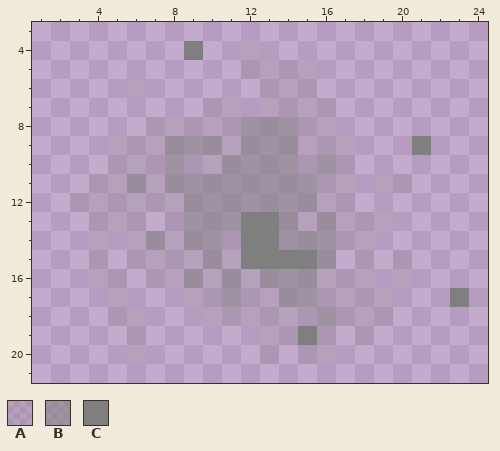
One commit to this pixel-art sprite: Assets/Art/Tinker/Tinker_Sparks/Tinker_Sparks_06.png. Above, as it was before the edit.
The file is 27x28 pixels. Shown: x 1..24, y 3..21.
Palette (. is transparent): A #7f7f7f33  B #7f7f7f89  C #7f7f7f
Pixels before, first column x 3:
 4 ......C..A...........
 5 .........AAAA........
 6 ...A......AAA........
 7 .......AA.AAAA.......
 8 ....AAAAABBBAA.......
 9 ..AAABBBABBBAAA...C..
10 ..AAABAABBBBABA......
11 .AABABBBBBBBBAA.AA...
12 AAAAAABBBBBBBAA......
13 .AAA.ABBBCCBABAAA....
14 .A.ABABBACCBBBAA.....
15 .A.AAAABACCCCB.A.A...
16 .AA.AABABABBBAAA.A...
17 ..A...AABAABBAAAA...C
18 ..AA...AAAAAABAAA....
19 ...A......AACA.A.....
20 ...A......A.AA.......
New version:
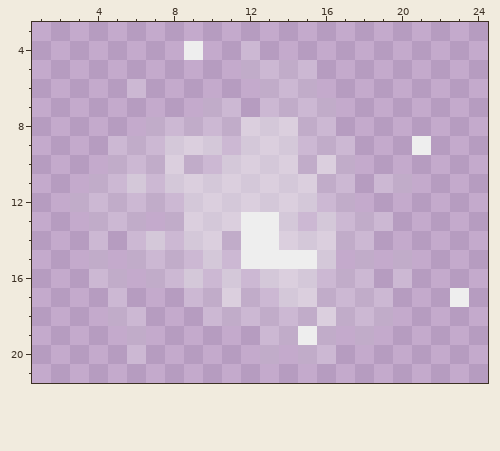
Edits made:
colour A: #7f7f7f33 -> #eeeeee33
colour B: #7f7f7f89 -> #eeeeee89
colour C: #7f7f7f -> #eeeeee
